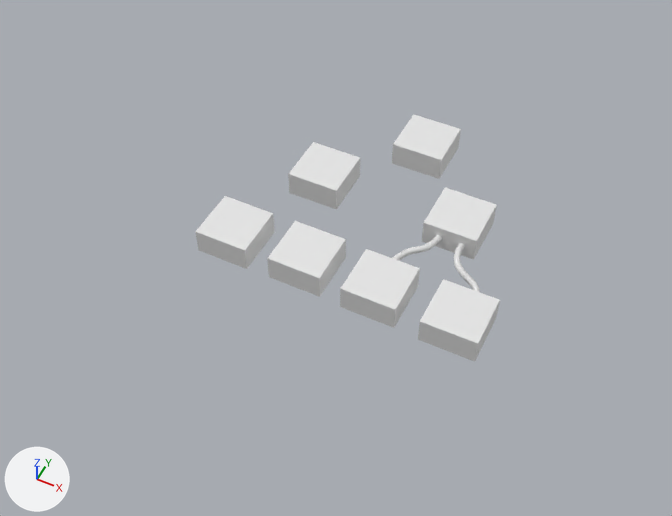
Two versions of the Blender file Assets/Models/Logic Gates.blend, one commit apart.
Both versions are drawn from a 50 mm camera at (1.16, -2.45, 2.8) aimed at (0.02, -0.16, -0.06). The lights are fixed; the arrows at lower left show +X, +Y and +Z.

Before the edit, the objects in view are built like this:
```python
ob_beziercurve = bpy.data.objects.new('BezierCurve', cu_beziercurve)
ob_beziercurve.location = (0.611, -0.219, 0.195)
ob_beziercurve.rotation_euler = (0.0385, -0.0868, -4.211)  # degrees (2.2, -5, -241)
ob_beziercurve.scale = (0.249, 0.249, 0.249)
ob_beziercurve_001 = bpy.data.objects.new('BezierCurve.001', cu_beziercurve_001)
ob_beziercurve_001.location = (0.414, -0.248, 0.246)
ob_beziercurve_001.rotation_euler = (0.0385, -0.0868, -4.211)  # degrees (2.2, -5, -241)
ob_beziercurve_001.scale = (0.249, 0.249, 0.249)
ob_cube_000 = bpy.data.objects.new('Cube.000', me_cube_004)
ob_cube_000.location = (0.33, -0.429, 0.202)
ob_cube_000.scale = (0.108, 0.108, 0.0522)
ob_cube_001 = bpy.data.objects.new('Cube.001', me_cube_003)
ob_cube_001.location = (0.641, -0.438, 0.202)
ob_cube_001.scale = (0.108, 0.108, 0.0522)
ob_cube_002 = bpy.data.objects.new('Cube.002', me_cube_005)
ob_cube_002.location = (0.026, -0.419, 0.202)
ob_cube_002.scale = (0.108, 0.108, 0.0522)
ob_cube_003 = bpy.data.objects.new('Cube.003', me_cube_006)
ob_cube_003.location = (-0.282, -0.422, 0.202)
ob_cube_003.scale = (0.108, 0.108, 0.0522)
ob_cube_004 = bpy.data.objects.new('Cube.004', me_cube_007)
ob_cube_004.location = (-0.121, 0.012, 0.202)
ob_cube_004.scale = (0.108, 0.108, 0.0522)
ob_cube_005 = bpy.data.objects.new('Cube.005', me_cube_008)
ob_cube_005.location = (0.467, 0.005, 0.202)
ob_cube_005.scale = (0.108, 0.108, 0.0522)
ob_cube_006 = bpy.data.objects.new('Cube.006', me_cube_009)
ob_cube_006.location = (0.179, 0.361, 0.202)
ob_cube_006.scale = (0.108, 0.108, 0.0522)
```
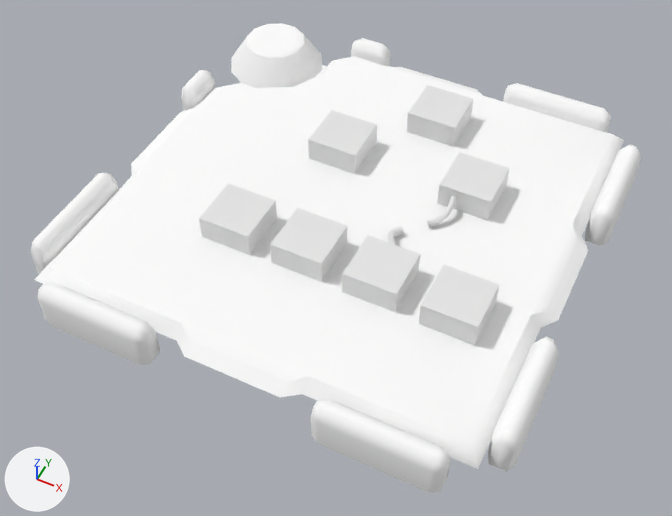
What differs and where, as boxes (x1, y1, x2, y2) in the pictures (672 x 516 px):
```json
{"object": "Component_PuzzleBackground", "change": "shown", "after": [31, 23, 642, 493]}
{"object": "Cube.005", "change": "moved", "before": [422, 187, 497, 260], "after": [437, 152, 509, 221]}
{"object": "Cube.001", "change": "moved", "before": [418, 279, 500, 362], "after": [419, 265, 499, 345]}
{"object": "Cube.004", "change": "moved", "before": [288, 142, 360, 210], "after": [308, 110, 377, 174]}
{"object": "Cube.000", "change": "moved", "before": [340, 249, 420, 328], "after": [342, 235, 420, 312]}
{"object": "Cube.002", "change": "moved", "before": [267, 221, 346, 297], "after": [270, 208, 347, 282]}
{"object": "Cube.006", "change": "moved", "before": [392, 115, 461, 179], "after": [407, 85, 473, 146]}
{"object": "Cube.003", "change": "moved", "before": [195, 196, 275, 269], "after": [199, 183, 277, 255]}
{"object": "BezierCurve", "change": "deleted", "before": [454, 243, 480, 292]}
{"object": "BezierCurve.001", "change": "deleted", "before": [393, 235, 442, 261]}
{"object": "Wire.001", "change": "added", "after": [428, 196, 457, 227]}
{"object": "Wire.000", "change": "added", "after": [388, 227, 403, 245]}
```

Scene script edits in JSON lines:
```json
{"op": "add", "block": "cu_beziercurve_002", "code": ["cu_beziercurve_002 = bpy.data.curves.new('BezierCurve.002', 'CURVE')", "cu_beziercurve_002.dimensions = '3D'", "_sp = cu_beziercurve_002.splines.new('BEZIER'); _sp.bezier_points.add(1)", "_sp.bezier_points.foreach_set('co', [0.512, -0.375, -0.325, 1.138, -0.48, -0.236])", "_sp.bezier_points.foreach_set('handle_left', [0.447, -0.18, -0.328, 0.949, -0.405, -0.179])", "_sp.bezier_points.foreach_set('handle_right', [0.623, -0.705, -0.32, 1.449, -0.603, -0.329])", "for _p, _l, _r in zip(_sp.bezier_points, ['ALIGNED', 'ALIGNED'], ['ALIGNED', 'ALIGNED']): _p.handle_left_type = _l; _p.handle_right_type = _r", "_sp.order_u = 0", "_sp.order_v = 0", "cu_beziercurve_002.use_path = True", "cu_beziercurve_002.use_path_clamp = True", "cu_beziercurve_002.bevel_resolution = 2", "cu_beziercurve_002.bevel_depth = 0.051", "cu_beziercurve_002.fill_mode = 'FULL'"]}
{"op": "remove", "block": "ob_beziercurve_001", "code": ["ob_beziercurve_001 = bpy.data.objects.new('BezierCurve.001', cu_beziercurve_001)", "ob_beziercurve_001.location = (0.414, -0.248, 0.246)", "ob_beziercurve_001.rotation_euler = (0.0385, -0.0868, -4.211)  # degrees (2.2, -5, -241)", "ob_beziercurve_001.scale = (0.249, 0.249, 0.249)"]}
{"op": "remove", "block": "ob_beziercurve", "code": ["ob_beziercurve = bpy.data.objects.new('BezierCurve', cu_beziercurve)", "ob_beziercurve.location = (0.611, -0.219, 0.195)", "ob_beziercurve.rotation_euler = (0.0385, -0.0868, -4.211)  # degrees (2.2, -5, -241)", "ob_beziercurve.scale = (0.249, 0.249, 0.249)"]}
{"op": "set", "path": "ob_cube_006.location", "old": "(0.179, 0.361, 0.202)", "new": "(0.154, 0.573, 0.202)"}
{"op": "set", "path": "ob_cube_005.location", "old": "(0.467, 0.005, 0.202)", "new": "(0.442, 0.224, 0.202)"}
{"op": "set", "path": "ob_cube_004.location", "old": "(-0.121, 0.012, 0.202)", "new": "(-0.146, 0.231, 0.202)"}
{"op": "set", "path": "ob_cube_003.location", "old": "(-0.282, -0.422, 0.202)", "new": "(-0.307, -0.356, 0.202)"}
{"op": "set", "path": "ob_cube_002.location", "old": "(0.026, -0.419, 0.202)", "new": "(0.001, -0.354, 0.202)"}
{"op": "set", "path": "ob_cube_000.location", "old": "(0.33, -0.429, 0.202)", "new": "(0.305, -0.363, 0.202)"}
{"op": "set", "path": "ob_cube_001.location", "old": "(0.641, -0.438, 0.202)", "new": "(0.615, -0.372, 0.202)"}
{"op": "remove", "block": "ob_component_puzzlebackground", "code": "ob_component_puzzlebackground.hide_viewport = True"}
{"op": "add", "block": "ob_wire_001", "code": ["ob_wire_001 = bpy.data.objects.new('Wire.001', cu_beziercurve_001)", "ob_wire_001.location = (0.389, -0.183, 0.246)", "ob_wire_001.rotation_euler = (0.0385, -0.0868, -4.211)  # degrees (2.2, -5, -241)", "ob_wire_001.scale = (0.249, 0.249, 0.249)"]}
{"op": "add", "block": "ob_wire_000", "code": ["ob_wire_000 = bpy.data.objects.new('Wire.000', cu_beziercurve_002)", "ob_wire_000.location = (0.321, 0.053, 0.246)", "ob_wire_000.rotation_euler = (0.0385, -0.0868, -1.256)  # degrees (2.2, -5, -72)", "ob_wire_000.scale = (0.249, 0.249, 0.249)"]}
```
